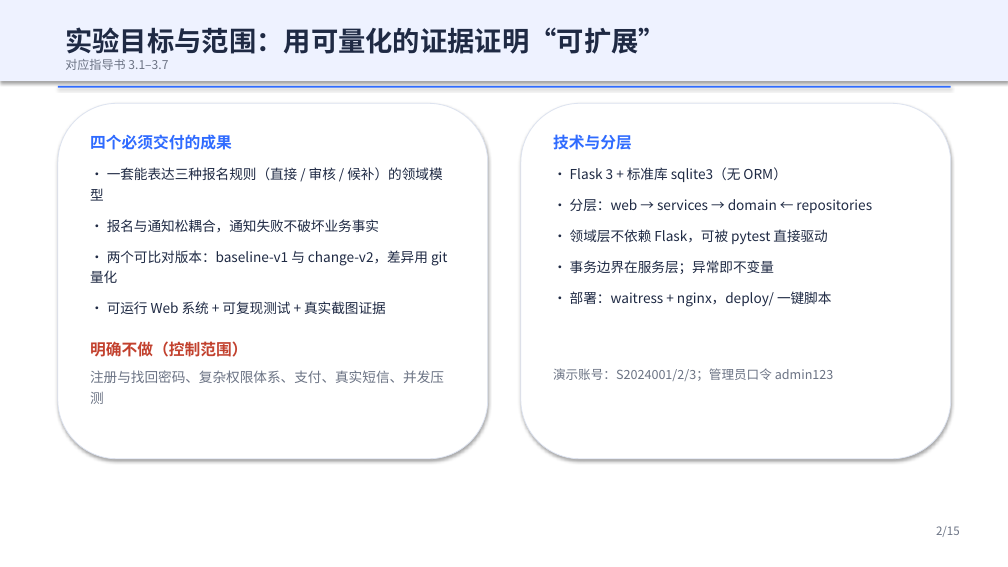
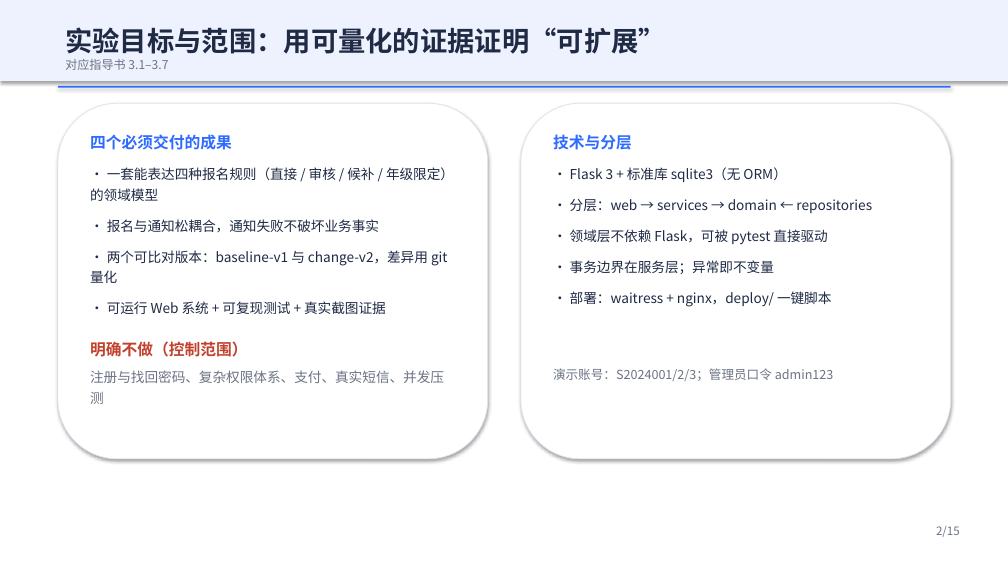
Before and after one commit to ke-367/CampusEvent, a slide deck: slide 2 of docs/答辩PPT.pptx. Drawn at 1008x567 pixels with LibreOffice and Linux fonts; fonts in the diff are those of the drawing. Boxes give left, top, right and bottom in pixels: in the first picture for what was removed or moved away, otherwise in the second. Text is boxed around its words. In the diff, an @@ line names an element or a change of style, - is before the commit and + after.

Commit message:
feat(CR-01/CR-02): 年级限定报名 + 邮件通知补齐教师材料验收口径
CR-01 年级限定报名：
- students 增 grade（1-4），activities 增 grade_restriction（如 2,3），均走幂等增量迁移
- 新增 GradeLimitedRegistrationPolicy：独立策略 + 组合既有 CapacityRule，RegistrationService 主流程零改动
- 未配置限报年级时退化为直接报名；年级不符给出明确中文原因且不落库
- 种子数据加入年级限定活动（仅 2、3 年级）

CR-02 邮件通知：
- 模拟邮件补充 X-Mock-Sender / X-Delivery-Status 头，记录收件人、主题、内容、状态与时间
- 覆盖报名通过、审核通过、审核拒绝三个事件，站内信与邮件并行
- 失败写 notification_failures 且不回滚报名；同一 event_key + channel 去重

测试：新增 tests/test_cr01_cr02.py（CR1-01~CR1-05、CR2-01~CR2-05 及两条边界），全量 41 passed
文档：需求变更影响分析增补 CR-01 与编号对齐、回归测试表增补 CR1/CR2 两表、设计模式决策报告增补方案对比

```diff
--- a/docs/答辩PPT.pptx
+++ b/docs/答辩PPT.pptx
@@ text at (90, 167, 454, 201): text changed @@
-· 一套能表达三种报名规则（直接 / 审核 / 候补）的领域模型
+· 一套能表达四种报名规则（直接 / 审核 / 候补 / 年级限定）的领域模型
```
Also in this commit, not shown: 2 other slides changed, 17 other files.
